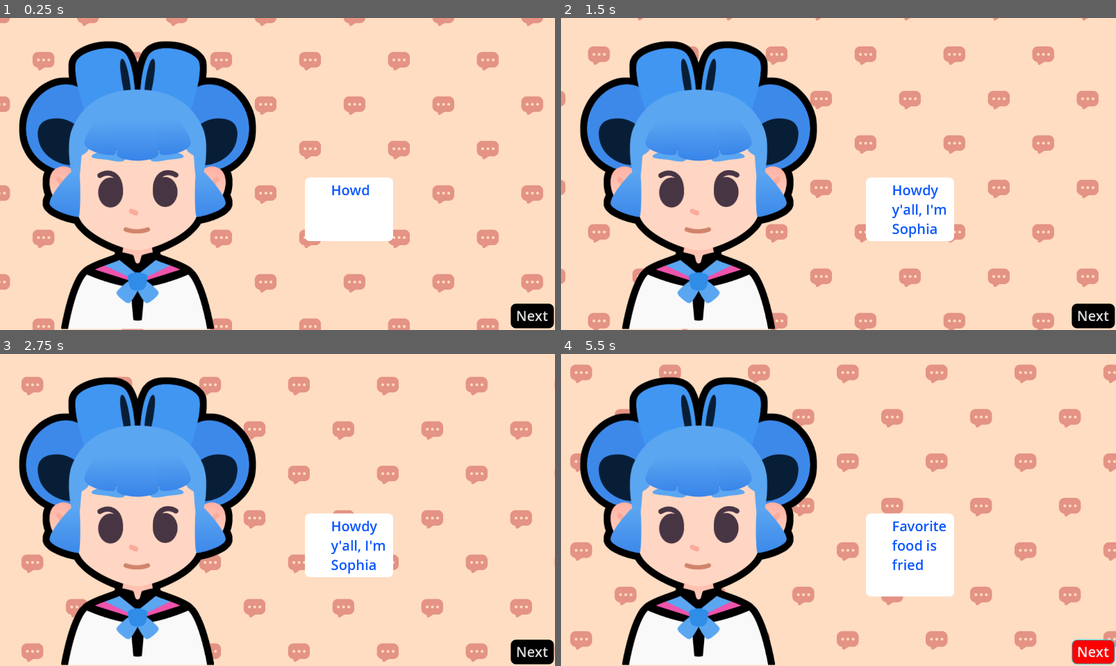
Above: before the commit, frames 1-4 (two rows, left to right).
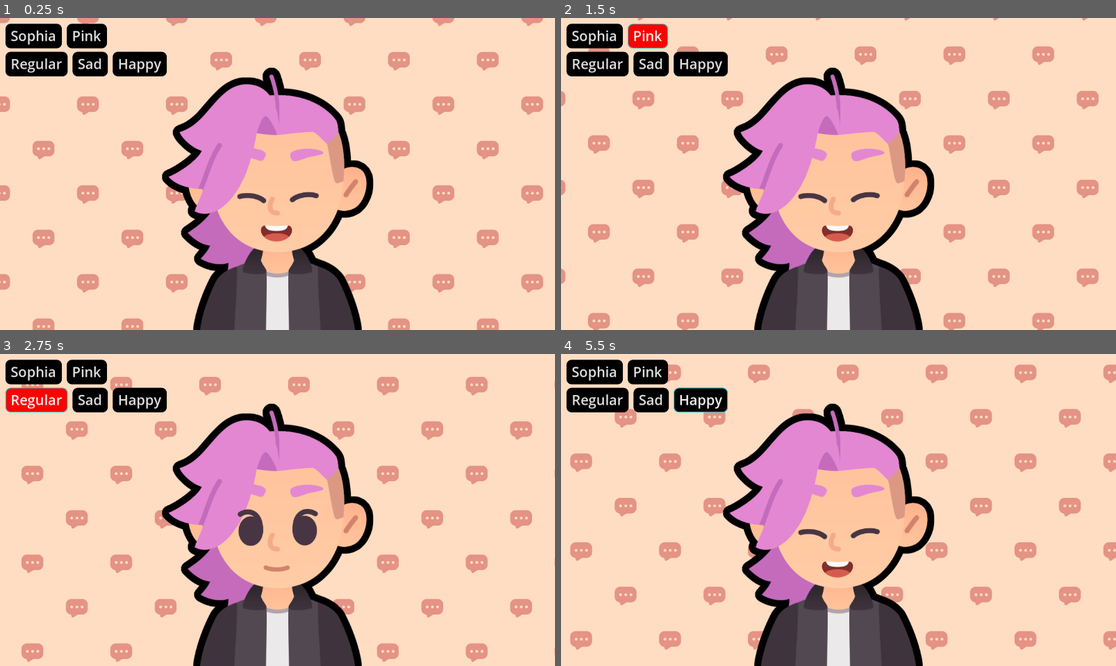
Above: after the commit, the same moments.

Repository: chowfan3/M7-Telling-a-Story
Game: Godot game, scene res://lessons/expressions.tscn
The game is run twice, just before and just after one commit, with the same random seed, the same clock (stepped at 60 frames per second) and the same inputs. Before the commit the project has no main scene; this scene is started directly in both runs. Sound files missing from this copy of the repository are replaced by a short silence.
Inputs (mouse positions are in pixels of both pictures, inside the frame that each line leads up to):
- Up to frame 1 (0.25 s): no input
- Up to frame 2 (1.5 s): click (594, 36) at 0.5 s, where only the run after the commit has a clickable "Sophia"; click (649, 36) at 1.25 s, where only the run after the commit has a clickable "Pink"
- Up to frame 3 (2.75 s): click (38, 400) at 2 s, where only the run after the commit has a clickable "Regular"
- Up to frame 4 (5.5 s): click (649, 400) at 2.75 s, where only the run after the commit has a clickable "Sad"; click (699, 400) at 3.5 s, where only the run after the commit has a clickable "Happy"; click (1093, 650) at 4.25 s, where only the run before the commit has a clickable "Next"; click (1093, 650) at 5 s, where only the run before the commit has a clickable "Next"

The runs differ from the first frame. In frame 1, 45% of the frame differs, in the area x 1-100%, y 1-100%; in frame 2, 45%; in frame 3, 45%; in frame 4, 46%.

Commit message:
M7L8 Completed

Diff:
--- a/M07.telling_a_story_workbook/lessons/expressions.gd
+++ b/M07.telling_a_story_workbook/lessons/expressions.gd
@@ -1,11 +1,43 @@
 extends Control
 
+var bodies := {
+	"sophia":preload("res://assets/sophia.png"),
+	"pink":preload("res://assets/pink.png")
+}
 
-# Called when the node enters the scene tree for the first time.
-func _ready() -> void:
-	pass # Replace with function body.
+var expressions := {
+	"regular":preload("res://assets/emotion_regular.png"),
+	"sad":preload("res://assets/emotion_sad.png"),
+	"happy":preload("res://assets/emotion_happy.png")
+	}
+
+@onready var body: TextureRect = %body
+@onready var expression: TextureRect = %Expression
+@onready var button_sophia: Button = %ButtonSophia
+@onready var button_pink: Button = %ButtonPink
+@onready var button_regular: Button = %ButtonRegular
+@onready var button_sad: Button = %ButtonSad
+@onready var button_happy: Button = %ButtonHappy
 
 
-# Called every frame. 'delta' is the elapsed time since the previous frame.
-func _process(delta: float) -> void:
-	pass
+
+
+func _ready() -> void:
+	body.texture = bodies["pink"]
+	expression.texture = expressions["happy"]
+
+
+	button_sophia.pressed.connect (func() -> void:
+		body.texture = bodies["sophia"])
+
+	button_pink.pressed.connect (func() -> void:
+		body.texture = bodies["pink"])
+
+	button_regular.pressed.connect (func() -> void:
+		expression.texture = expressions["regular"])
+
+	button_sad.pressed.connect (func() -> void:
+		expression.texture = expressions["sad"])
+
+	button_happy.pressed.connect (func() -> void:
+		expression.texture = expressions["happy"])
--- a/M07.telling_a_story_workbook/lessons/expressions.tscn
+++ b/M07.telling_a_story_workbook/lessons/expressions.tscn
@@ -1,12 +1,11 @@
-[gd_scene load_steps=9 format=3 uid="uid://c5hks0yvn11s4"]
+[gd_scene load_steps=8 format=3 uid="uid://c5hks0yvn11s4"]
 
 [ext_resource type="Theme" uid="uid://drays61pfu7xc" path="res://lessons/main_theme.tres" id="1_offqj"]
-[ext_resource type="Script" uid="uid://djtfo8sjsveml" path="res://lessons/dialouge.gd" id="2_13kob"]
+[ext_resource type="Script" uid="uid://82wbh6kijyve" path="res://lessons/expressions.gd" id="2_uassf"]
 [ext_resource type="Shader" uid="uid://cs15e2hgd2lan" path="res://assets/sliding_background.gdshader" id="3_2l66d"]
 [ext_resource type="Texture2D" uid="uid://bnly1gkbxw6b5" path="res://assets/bubble_pattern.png" id="4_8poul"]
 [ext_resource type="Texture2D" uid="uid://copkt78vgp37i" path="res://assets/sophia.png" id="5_8k2r0"]
 [ext_resource type="Texture2D" uid="uid://d000xjtr4iqtk" path="res://assets/emotion_regular.png" id="6_mv62c"]
-[ext_resource type="AudioStream" uid="uid://bafjgt7eu3x5a" path="res://assets/talking_synth.ogg" id="7_21o7j"]
 
 [sub_resource type="ShaderMaterial" id="ShaderMaterial_5q070"]
 shader = ExtResource("3_2l66d")
@@ -15,7 +14,7 @@
 shader_parameter/pattern_color = Color(0.8947586, 0.5752992, 0.5159901, 1)
 shader_parameter/pattern_size = 256.0
 
-[node name="Dialouge" type="Control"]
+[node name="Expressions" type="Control"]
 layout_mode = 3
 anchors_preset = 15
 anchor_right = 1.0
@@ -23,7 +22,7 @@
 grow_horizontal = 2
 grow_vertical = 2
 theme = ExtResource("1_offqj")
-script = ExtResource("2_13kob")
+script = ExtResource("2_uassf")
 
 [node name="Background" type="ColorRect" parent="."]
 material = SubResource("ShaderMaterial_5q070")
@@ -35,19 +34,19 @@
 grow_vertical = 2
 
 [node name="body" type="TextureRect" parent="."]
+unique_name_in_owner = true
 layout_mode = 1
-anchors_preset = -1
-anchor_right = 0.374
-anchor_bottom = 0.99600005
-offset_left = -476.0
-offset_top = -15.0
-offset_right = 709.92
-offset_bottom = 0.3199463
+anchors_preset = 15
+anchor_right = 1.0
+anchor_bottom = 1.0
+grow_horizontal = 2
+grow_vertical = 2
 texture = ExtResource("5_8k2r0")
 expand_mode = 1
 stretch_mode = 5
 
 [node name="Expression" type="TextureRect" parent="body"]
+unique_name_in_owner = true
 layout_mode = 1
 anchors_preset = 15
 anchor_right = 1.0
@@ -62,36 +61,46 @@
 expand_mode = 1
 stretch_mode = 5
 
-[node name="RichTextLabel" type="RichTextLabel" parent="."]
-unique_name_in_owner = true
+[node name="VBoxContainer" type="VBoxContainer" parent="."]
 layout_mode = 1
-anchors_preset = -1
-anchor_left = 0.5
-anchor_right = 1.0
-anchor_bottom = 0.97700006
-offset_left = 95.0
-offset_top = 552.0
-offset_right = -560.0
-offset_bottom = -436.16003
-text = "Hello"
-fit_content = true
-scroll_active = false
-
-[node name="NextButton" type="Button" parent="."]
-unique_name_in_owner = true
-layout_mode = 1
-anchors_preset = 3
-anchor_left = 1.0
-anchor_top = 1.0
+anchors_preset = 15
 anchor_right = 1.0
 anchor_bottom = 1.0
-offset_left = -135.0
-offset_top = -83.0
-offset_right = -24.0
-offset_bottom = -16.0
-grow_horizontal = 0
-grow_vertical = 0
-text = "Next"
+offset_left = 37.0
+offset_top = 28.0
+offset_right = 37.0
+offset_bottom = 28.0
+grow_horizontal = 2
+grow_vertical = 2
+metadata/_edit_group_ = true
 
-[node name="AudioStreamPlayer" type="AudioStreamPlayer" parent="."]
-stream = ExtResource("7_21o7j")
+[node name="HBoxContainer" type="HBoxContainer" parent="VBoxContainer"]
+layout_mode = 2
+
+[node name="ButtonSophia" type="Button" parent="VBoxContainer/HBoxContainer"]
+unique_name_in_owner = true
+layout_mode = 2
+text = "Sophia"
+
+[node name="ButtonPink" type="Button" parent="VBoxContainer/HBoxContainer"]
+unique_name_in_owner = true
+layout_mode = 2
+text = "Pink"
+
+[node name="HBoxContainer2" type="HBoxContainer" parent="VBoxContainer"]
+layout_mode = 2
+
+[node name="ButtonRegular" type="Button" parent="VBoxContainer/HBoxContainer2"]
+unique_name_in_owner = true
+layout_mode = 2
+text = "Regular"
+
+[node name="ButtonSad" type="Button" parent="VBoxContainer/HBoxContainer2"]
+unique_name_in_owner = true
+layout_mode = 2
+text = "Sad"
+
+[node name="ButtonHappy" type="Button" parent="VBoxContainer/HBoxContainer2"]
+unique_name_in_owner = true
+layout_mode = 2
+text = "Happy"
--- a/M07.telling_a_story_workbook/lessons/main_theme.tres
+++ b/M07.telling_a_story_workbook/lessons/main_theme.tres
@@ -47,5 +47,7 @@
 Button/styles/hover = SubResource("StyleBoxFlat_ulena")
 Button/styles/normal = ExtResource("1_ei3wx")
 Button/styles/pressed = ExtResource("1_ei3wx")
+HBoxContainer/constants/separation = 55
 RichTextLabel/colors/default_color = Color(0.047884345, 0.35008797, 0.9999953, 1)
 RichTextLabel/styles/normal = SubResource("StyleBoxFlat_ei3wx")
+VBoxContainer/constants/separation = 30
--- a/M07.telling_a_story_workbook/project.godot
+++ b/M07.telling_a_story_workbook/project.godot
@@ -11,6 +11,7 @@
 [application]
 
 config/name="M07. Telling a Story (Workbook)"
+run/main_scene="uid://c5hks0yvn11s4"
 config/features=PackedStringArray("4.5")
 config/icon="res://icon_telling_a_story.png"
 
